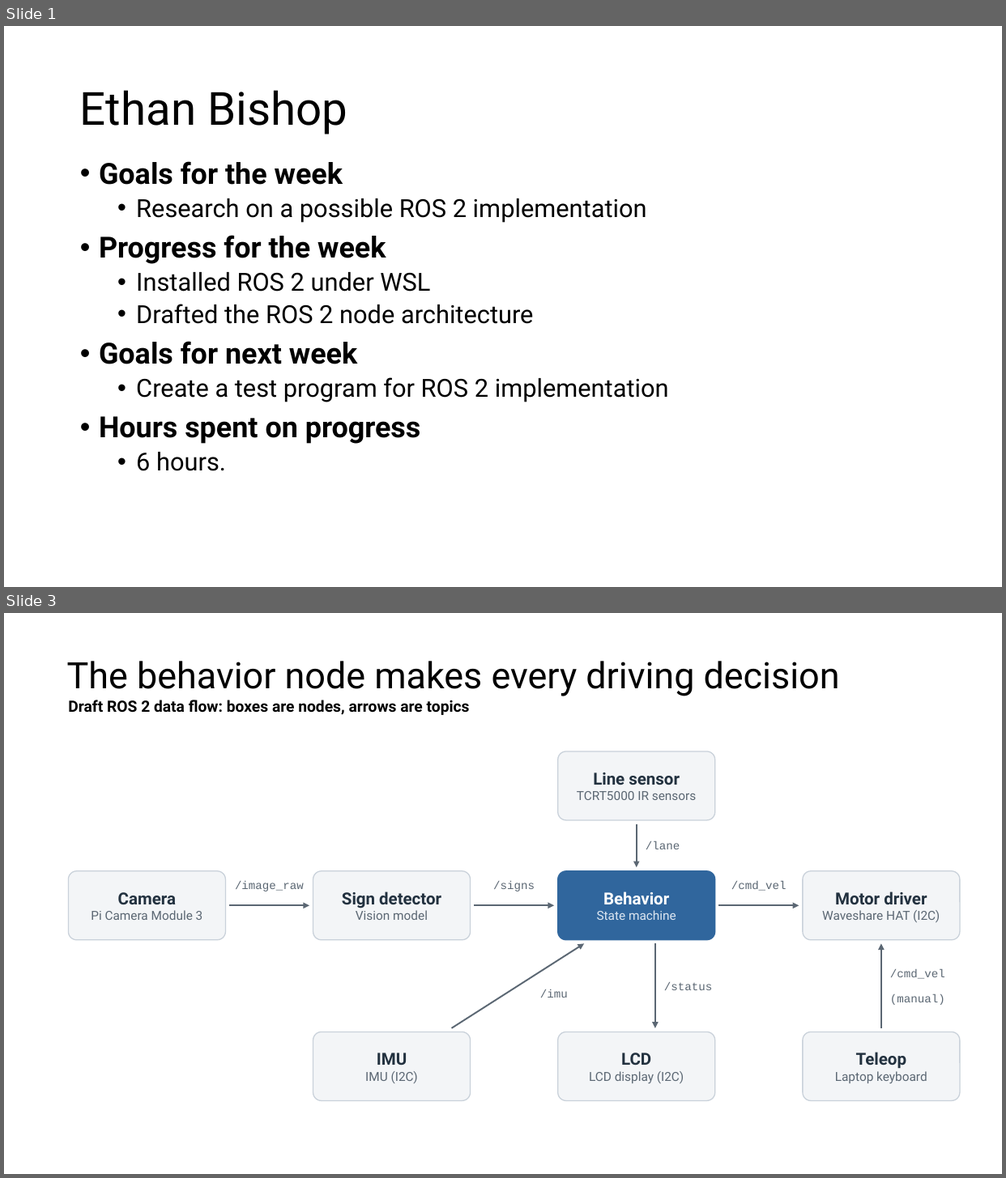
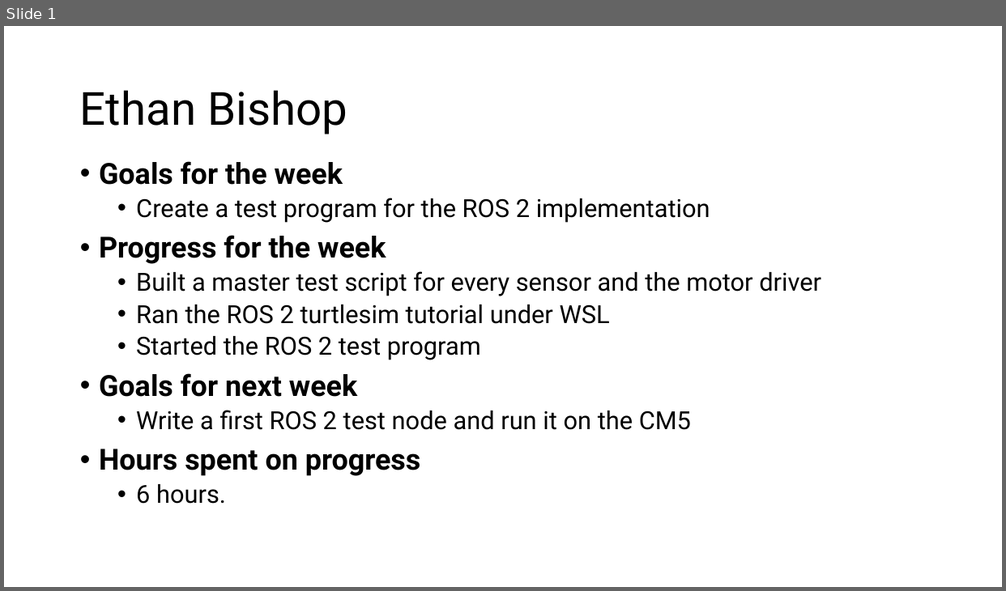
Before and after one commit to EthanWellsSr/BuggyBot, a slide deck: Weekly Reports/slides/3-ethan-bishop.pptx. Shown one above the other, each under a label of ours: slides 1 and 3 before the commit, slide 1 after it; the slides between them are not shown. The pictures are 1006x1178 and 1006x591 pixels, drawn with LibreOffice and Linux fonts; fonts in the diff are those of the drawing. Boxes give left, top, right and bottom in pixels: in the first picture for what was removed or moved away, otherwise in the second. Text is boxed around its words. In the diff, an @@ line names an element or a change of style, - is before the commit and + after.

```diff
--- a/Weekly Reports/slides/3-ethan-bishop.pptx
+++ b/Weekly Reports/slides/3-ethan-bishop.pptx
@@ slide 3 removed at box(4, 613, 1002, 1174), background #FFFFFF @@
@@ title removed at box(67, 661, 840, 696) @@
-The behavior node makes every driving decision
@@ text removed at box(68, 700, 470, 715) @@
-Draft ROS 2 data flow: boxes are nodes, arrows are topics
@@ rounded rectangle removed at box(558, 752, 715, 820) @@
-Line sensor
-TCRT5000 IR sensors
@@ arrow removed from (637, 824) to (637, 867) @@
@@ text removed at box(646, 841, 680, 850) @@
-/lane
@@ rounded rectangle removed at box(68, 871, 226, 940) @@
-Camera
-Pi Camera Module 3
@@ rounded rectangle removed at box(313, 871, 471, 940) @@
-Sign detector
-Vision model
@@ rounded rectangle removed at box(558, 871, 715, 940) @@
-Behavior
-State machine
@@ rounded rectangle removed at box(803, 871, 960, 940) @@
-Motor driver
-Waveshare HAT (I2C)
@@ text removed at box(235, 881, 304, 892) @@
-/image_raw
@@ text removed at box(493, 881, 535, 892) @@
-/signs
@@ text removed at box(731, 881, 786, 891) @@
-/cmd_vel
@@ arrow removed from (229, 905) to (309, 905) @@
@@ arrow removed from (474, 905) to (554, 905) @@
@@ arrow removed from (719, 905) to (799, 905) @@
@@ arrow removed from (452, 1029) to (584, 944) @@
@@ arrow removed from (655, 944) to (655, 1029) @@
@@ arrow removed from (881, 1029) to (881, 944) @@
@@ text removed at box(890, 969, 945, 979) @@
-/cmd_vel
@@ text removed at box(540, 990, 568, 998) @@
-/imu
@@ text removed at box(664, 982, 712, 990) @@
-/status
@@ text removed at box(890, 995, 945, 1005) @@
-(manual)
@@ rounded rectangle removed at box(313, 1033, 471, 1101) @@
-IMU
-IMU (I2C)
@@ rounded rectangle removed at box(558, 1033, 715, 1101) @@
-LCD
-LCD display (I2C)
@@ rounded rectangle removed at box(803, 1033, 960, 1101) @@
-Teleop
-Laptop keyboard
@@ slide 1 changed as well @@
@@ text at box(136, 198, 710, 223): text changed @@
-  • Research on a possible ROS 2 implementation
+  • Create a test program for the ROS 2 implementation
@@ text at box(136, 271, 821, 361): text changed @@
-  • Installed ROS 2 under WSL
-  • Drafted the ROS 2 node architecture
+  • Built a master test script for every sensor and the motor driver
+  • Ran the ROS 2 turtlesim tutorial under WSL
+  • Started the ROS 2 test program
@@ text at box(136, 410, 691, 430): text changed @@
-  • Create a test program for ROS 2 implementation
+  • Write a first ROS 2 test node and run it on the CM5
```
Also in this commit, not shown: 1 other slide changed, 1 slide added.
